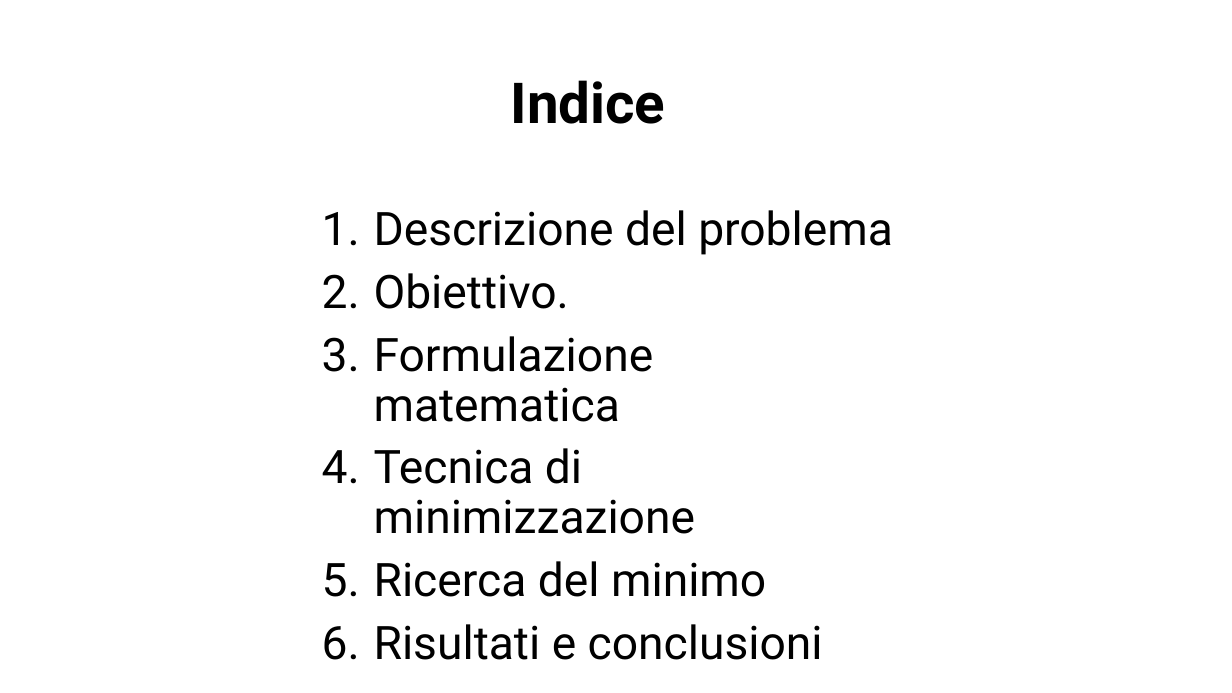
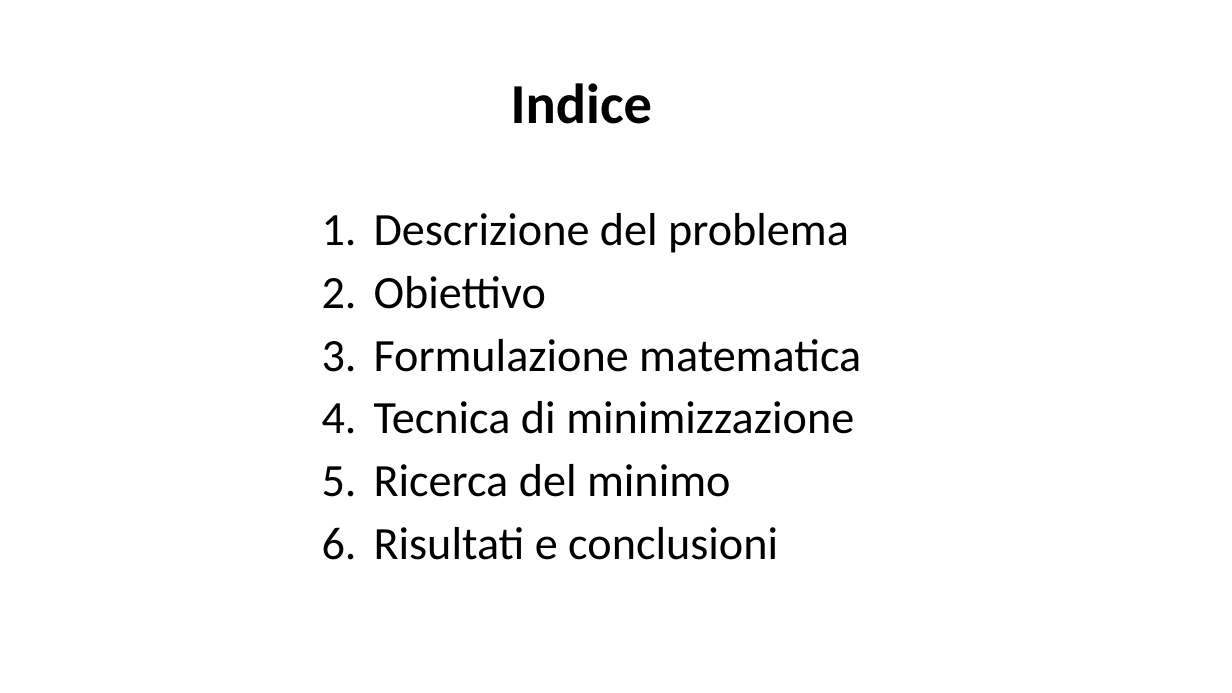
Before and after one commit to BernardoGiordano/NelderMeadMethod, a slide deck: slide 2 of presentazione progetto/Presentazione martone MOTT.pptx. Drawn at 1232x693 pixels with LibreOffice and Linux fonts; fonts in the diff are those of the drawing; background and template pictures are left out. Boxes give left, top, right and bottom in pixels: in the first picture for what was removed or moved away, otherwise in the second. Text is boxed around its words. In the diff, an @@ line names an element or a change of style, - is before the commit and + after.

```diff
--- a/presentazione progetto/Presentazione martone MOTT.pptx
+++ b/presentazione progetto/Presentazione martone MOTT.pptx
@@ title "Indice" at [511, 83, 652, 124]: font Roboto to Calibri @@
@@ text at [374, 213, 861, 560]: font Roboto to Calibri @@
@@ text at [374, 276, 546, 309]: text changed; font Roboto to Calibri @@
-2. Obiettivo.
+2. Obiettivo
```
Also in this commit, not shown: 6 other slides changed, 2 slides added, 2 slides removed.
